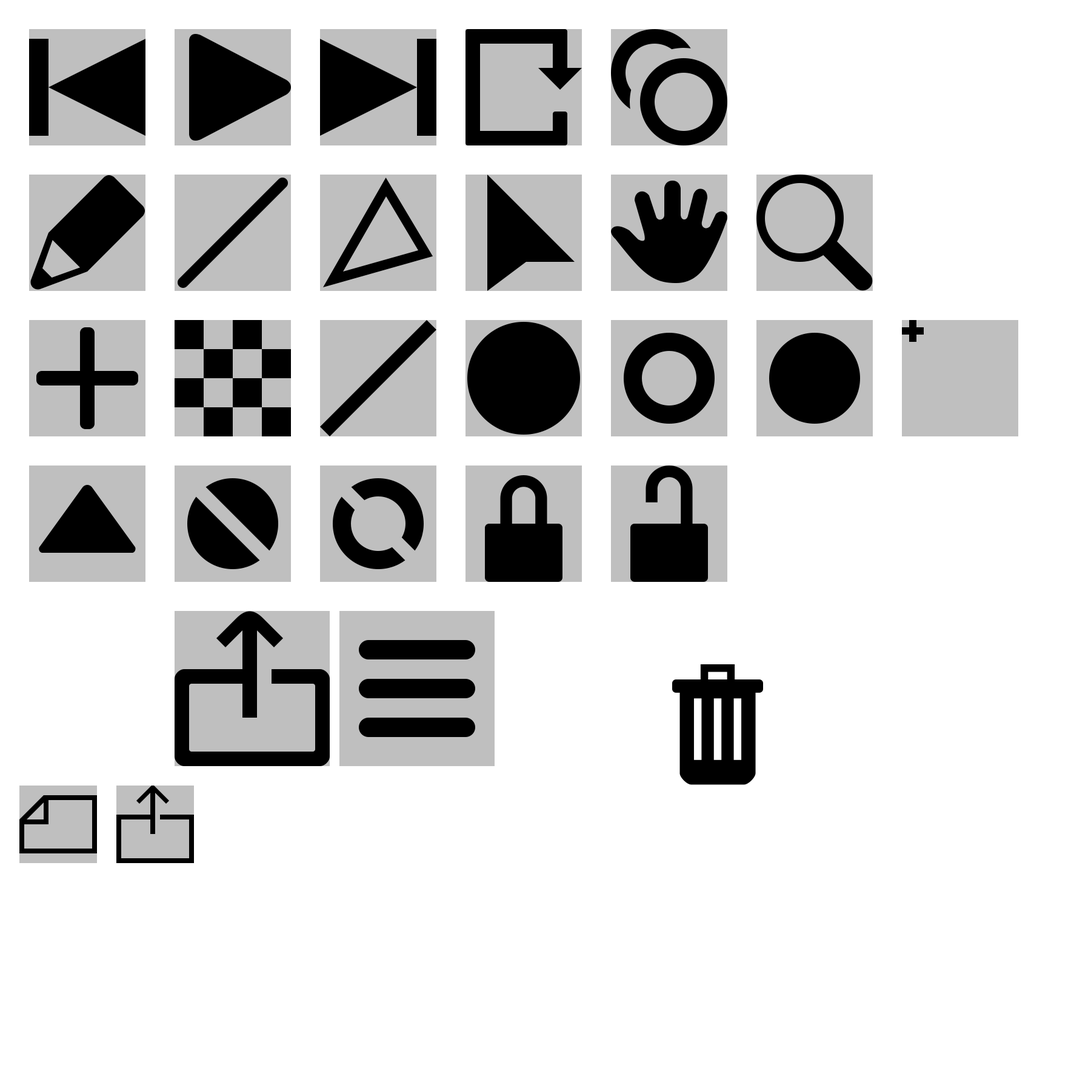
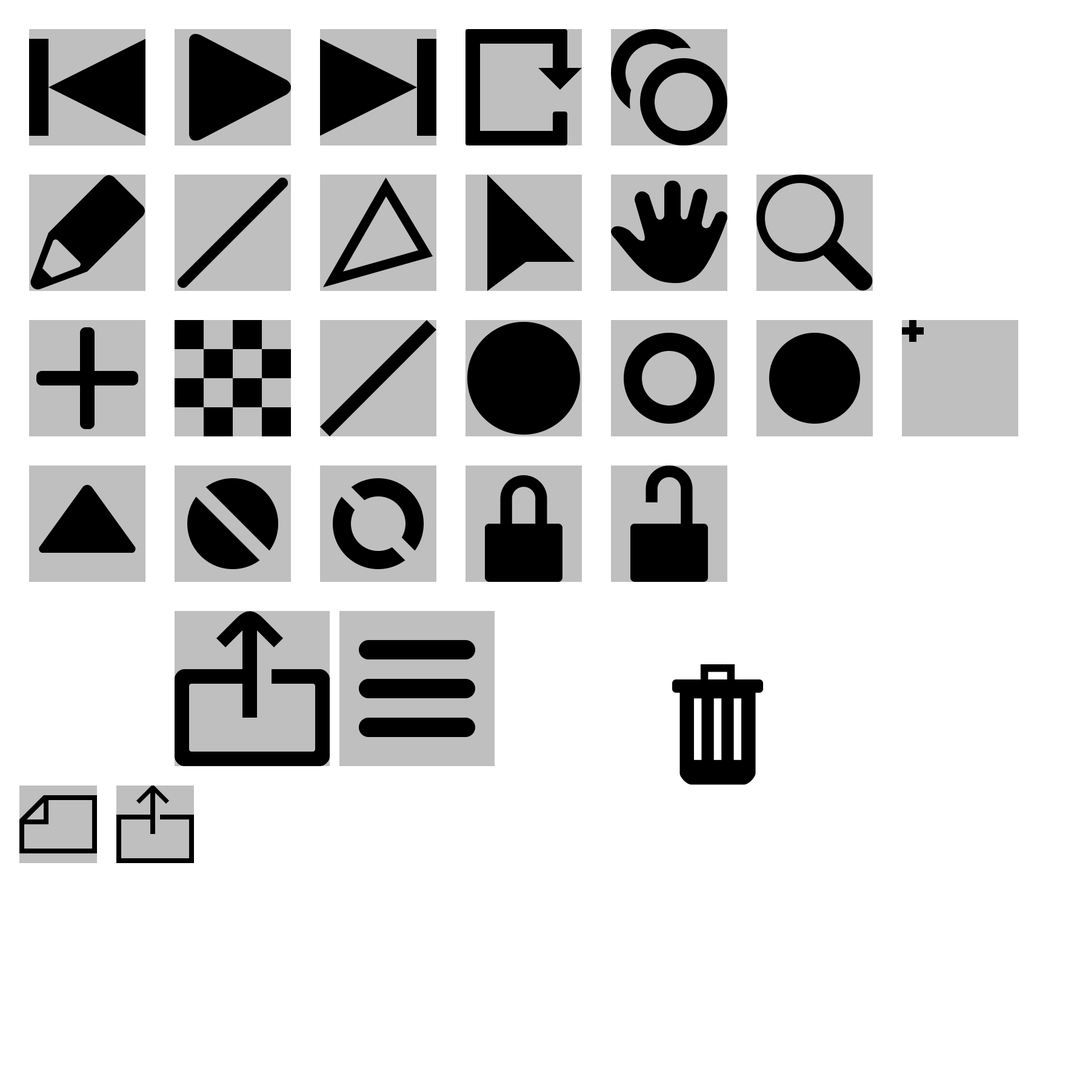
Layered file, before and after one edit (1091 x 1091). Changes by layer:
painted on "pencil" (2nd of 2, in "tools" › "pencil") over [42, 239, 81, 278]
